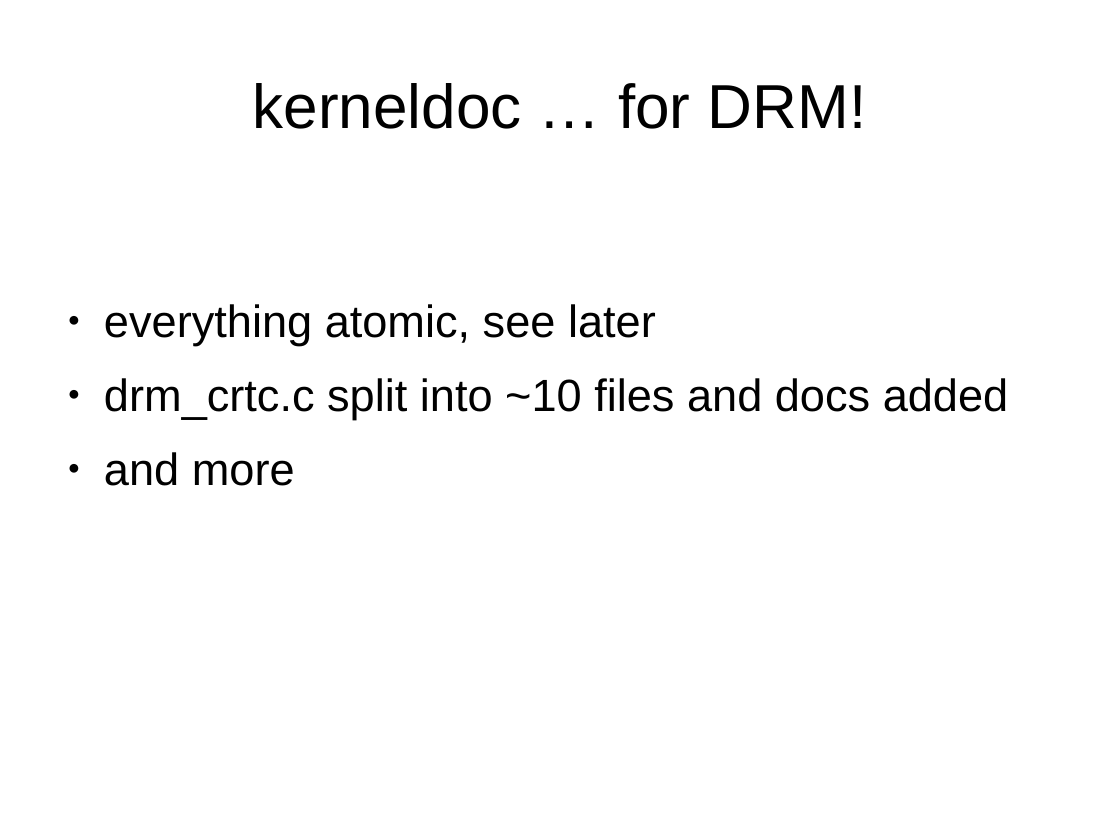
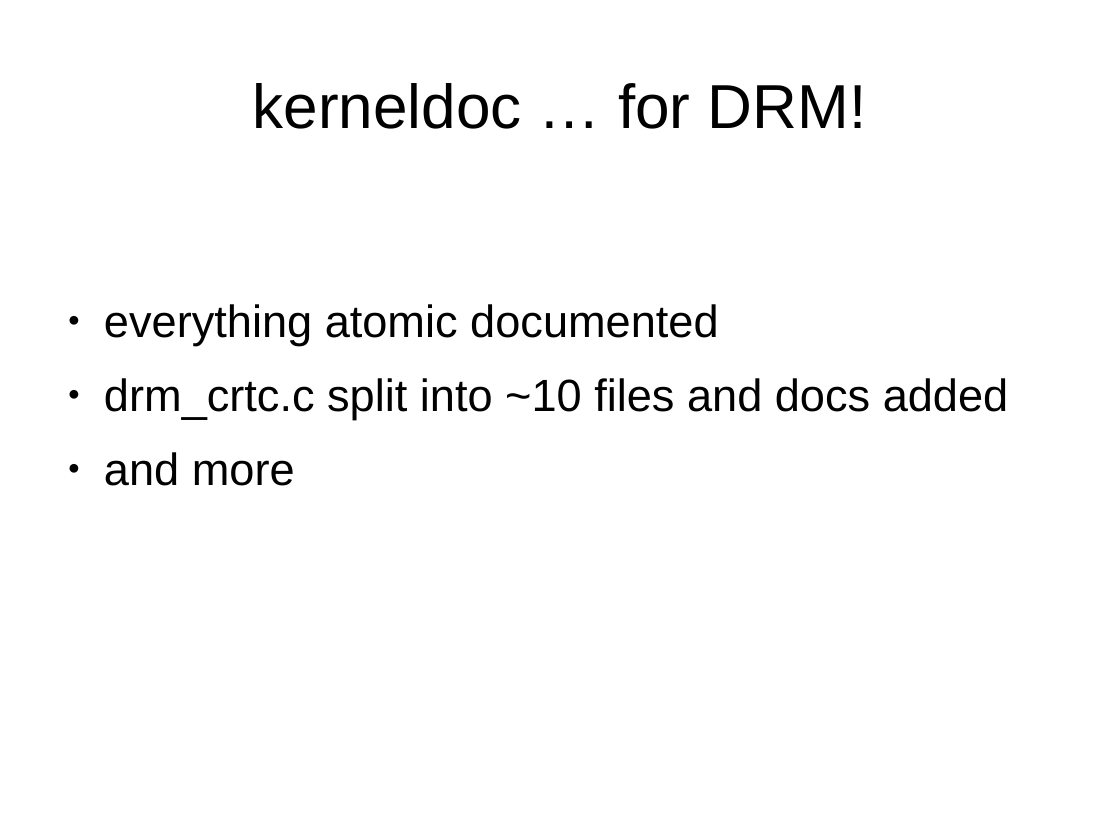
Before and after one commit to danvet/danvet.github.io, a slide deck: slide 4 of slides/kernel-recipes-2016-state-of-drm.odp. Drawn at 1120x840 pixels with LibreOffice and Linux fonts; fonts in the diff are those of the drawing. Boxes give left, top, right and bottom in pixels: in the first picture for what was removed or moved away, otherwise in the second. Text is boxed around its words. In the diff, an @@ line names an element or a change of style, - is before the commit and + after.

Commit message:
Update kernel recipes slides

```diff
--- a/slides/kernel-recipes-2016-state-of-drm.odp
+++ b/slides/kernel-recipes-2016-state-of-drm.odp
@@ text at bbox=[104, 304, 718, 345]: text changed @@
-● everything atomic, see later
+● everything atomic documented
```
Also in this commit, not shown: 2 other slides changed, 1 other file.
